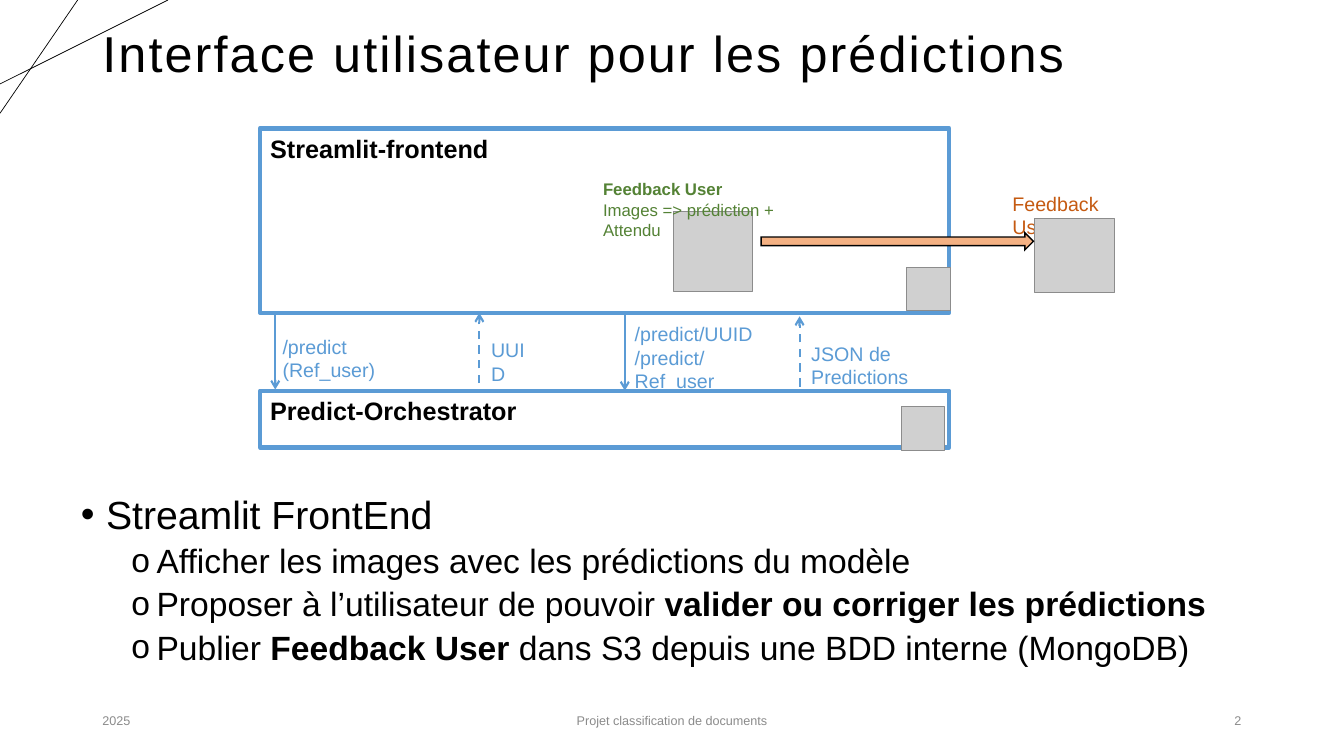
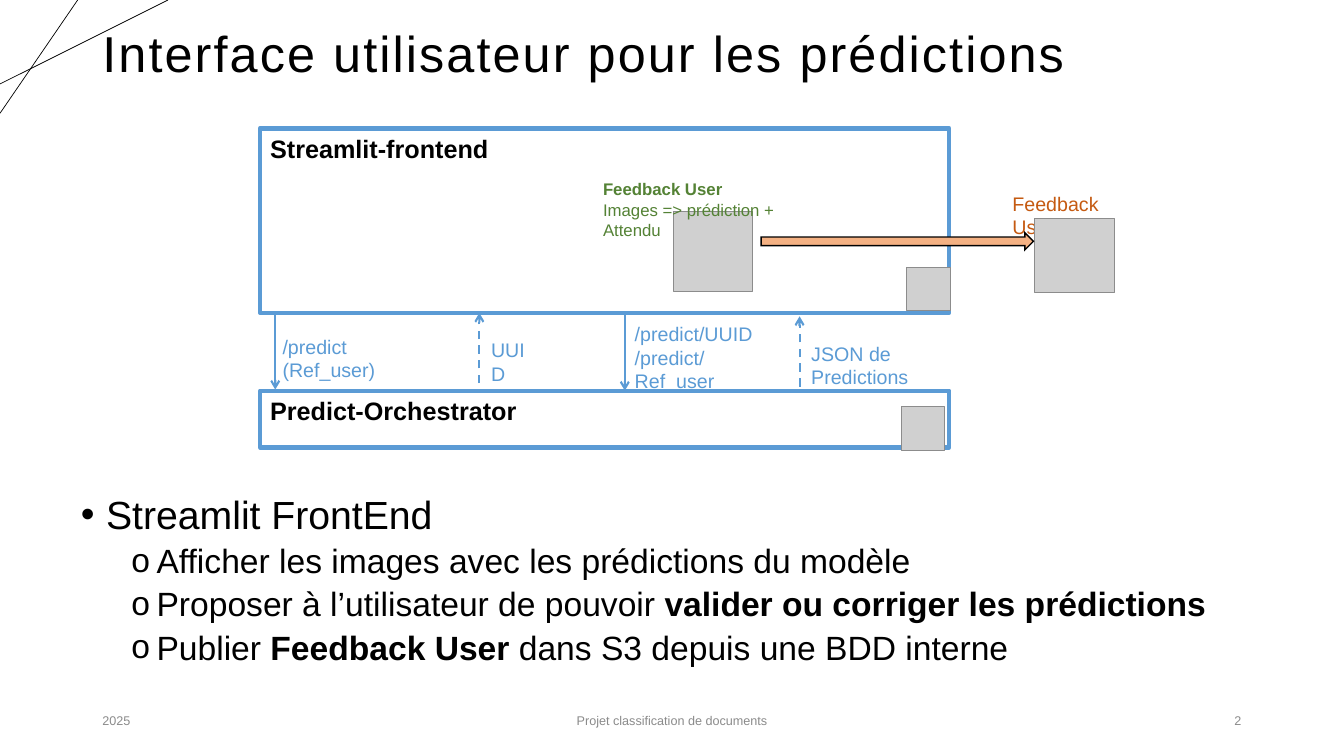
Before and after one commit to karned-formation/SEP24-MLOPS-SAKE, a slide deck: slide 2 of report/Projet_classification_MLOps_Partie3_Aymen.pptx. Drawn at 1344x756 pixels with LibreOffice and Linux fonts; fonts in the diff are those of the drawing; grey boxes stand for pictures. Boxes give left, top, right and bottom in pixels: in the first picture for what was removed or moved away, otherwise in the second. Text is boxed around its words. In the diff, an @@ line names an element or a change of style, - is before the commit and + after.

```diff
--- a/report/Projet_classification_MLOps_Partie3_Aymen.pptx
+++ b/report/Projet_classification_MLOps_Partie3_Aymen.pptx
@@ text at (x1=157, y1=635, x2=1008, y2=667): text changed @@
-  o Publier Feedback User dans S3 depuis une BDD interne (MongoDB)
+  o Publier Feedback User dans S3 depuis une BDD interne
```
Also in this commit, not shown: 1 other slide changed, 1 other file.
